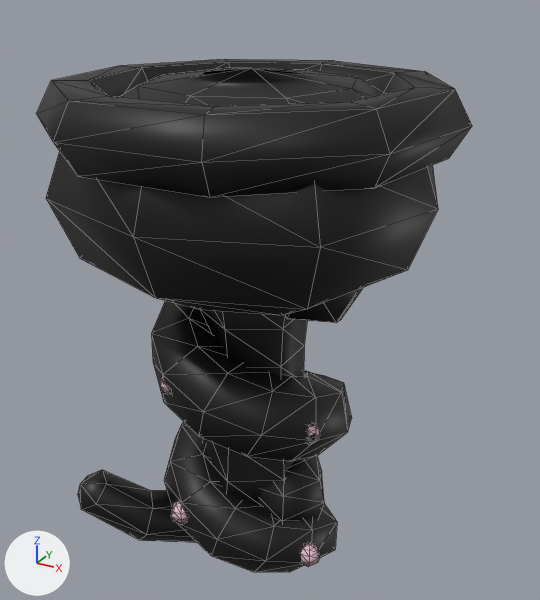
The glTF model assets/pirates/items/v5/peg_kraken_r_female_lo.glb, before and after one commit.
Both versions are drawn from a 50 mm lens placed at (0.065, -0.365, 0.317), pointed at (-0.118, -0.032, 0.151). Every picture has the same lights, and +X, +Y and +Z are marked at lower left. The older version comes first. Mesh edges are drawn as thin lines. Vertices at exactly the same position are counted once.

The older version as bpy lines, for what is in view:
```python
me_peg_kraken_r_female_lo = bpy.data.meshes.new('peg_kraken_r_female_lo')
me_peg_kraken_r_female_lo.from_pydata(...)  # 1006 vertices, 1940 faces; spans x -0.226..-0.019, y -0.14..0.063, z -0.017..0.275
me_peg_kraken_r_female_lo.materials.append(mat_peg_kraken_r)
ob_peg_kraken_r_female_lo = bpy.data.objects.new('peg_kraken_r_female_lo', me_peg_kraken_r_female_lo)
ob_peg_kraken_r_female_lo.location = (0.0, 0.0, 0.0)
```
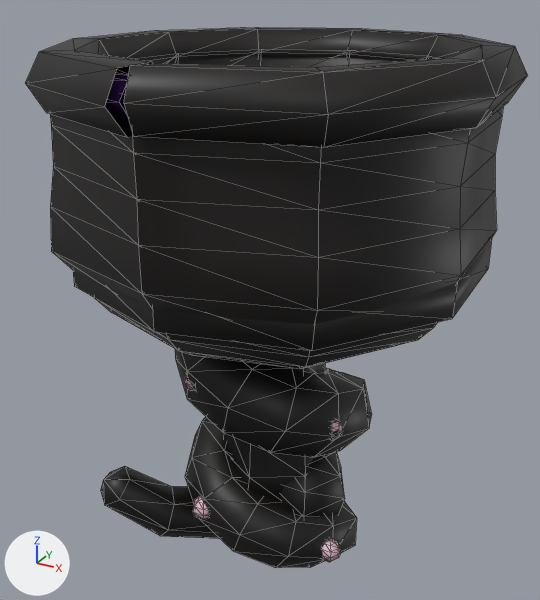
Location of each change, [x1, y1, x2, y2] in pixels of the pictures (540 x 600 px; the box of a moved part takes in the faces that stretch with it):
'peg_kraken_r_female_lo', reshaped (15% wider): before [36, 59, 472, 572]; after [25, 28, 527, 567]
part 1 of me_peg_kraken_r_female_lo, moved or reshaped: before [200, 309, 307, 505]; after [223, 363, 325, 501]
part 2 of me_peg_kraken_r_female_lo, moved or reshaped: before [258, 455, 324, 522]; after [280, 452, 345, 517]
part 3 of me_peg_kraken_r_female_lo, moved or reshaped: before [78, 288, 363, 572]; after [101, 349, 372, 567]
part 4 of me_peg_kraken_r_female_lo, moved or reshaped (mostly hidden): before [160, 379, 169, 394]; after [184, 375, 193, 390]
part 5 of me_peg_kraken_r_female_lo, moved or reshaped: before [308, 426, 320, 444]; after [331, 422, 343, 440]
part 6 of me_peg_kraken_r_female_lo, moved or reshaped: before [171, 501, 187, 524]; after [193, 497, 209, 520]
part 7 of me_peg_kraken_r_female_lo, moved or reshaped: before [301, 543, 319, 567]; after [322, 539, 341, 562]
part 8 of me_peg_kraken_r_female_lo, rebuilt (15% wider, 14% shorter): before [36, 59, 472, 197]; after [25, 28, 527, 147]
part 9 of me_peg_kraken_r_female_lo, rebuilt (16% wider, 29% taller): before [46, 68, 438, 315]; after [50, 50, 503, 368]
part 10 of me_peg_kraken_r_female_lo, added: after [105, 72, 128, 117]
part 11 of me_peg_kraken_r_female_lo, added: after [73, 239, 492, 351]

The change in detail:
me_peg_kraken_r_female_lo is used by ob_peg_kraken_r_female_lo; location (0.0, 0.0, 0.0).
me_peg_kraken_r_female_lo had 1006 vertices, 1940 faces and spanned x -0.226..-0.019, y -0.14..0.063, z -0.017..0.275.
me_peg_kraken_r_female_lo now has 1580 vertices, 3112 faces and spans x -0.221..0.0, y -0.153..0.08, z -0.017..0.287.
me_peg_kraken_r_female_lo part 1: the loose piece of 44 vertices spanning x -0.154..-0.091, y -0.077..-0.006, z 0.006..0.198 is moved by (0.009, 0.009, 0.0).
me_peg_kraken_r_female_lo part 2: the loose piece of 32 vertices spanning x -0.133..-0.077, y -0.068..-0.016, z 0.007..0.063 is moved by (0.009, 0.009, 0.0).
me_peg_kraken_r_female_lo part 3: the loose piece of 170 vertices spanning x -0.198..-0.061, y -0.121..0.016, z -0.017..0.195 is moved by (0.009, 0.009, 0.0).
me_peg_kraken_r_female_lo part 4: the loose piece of 32 vertices spanning x -0.154..-0.14, y -0.093..-0.081, z 0.111..0.125 is moved by (0.009, 0.009, 0.0).
me_peg_kraken_r_female_lo part 5: the loose piece of 32 vertices spanning x -0.084..-0.07, y -0.071..-0.059, z 0.09..0.104 is moved by (0.009, 0.009, 0.0).
me_peg_kraken_r_female_lo part 6: the loose piece of 32 vertices spanning x -0.151..-0.137, y -0.094..-0.082, z 0.028..0.042 is moved by (0.009, 0.009, 0.0).
me_peg_kraken_r_female_lo part 7: the loose piece of 32 vertices spanning x -0.083..-0.069, y -0.069..-0.057, z 0.007..0.021 is moved by (0.009, 0.009, 0.0).
me_peg_kraken_r_female_lo part 8: the loose piece of 54 vertices spanning x -0.226..-0.019, y -0.14..0.063, z 0.238..0.269 is rebuilt with 66 vertices and now spans x -0.22..0.0, y -0.153..0.079, z 0.261..0.287.
me_peg_kraken_r_female_lo part 9: the loose piece of 43 vertices spanning x -0.219..-0.026, y -0.138..0.055, z 0.163..0.275 is rebuilt with 252 vertices and now spans x -0.22..-0.006, y -0.146..0.08, z 0.146..0.278.
me_peg_kraken_r_female_lo part 10: a new loose piece of 66 vertices spanning x -0.214..-0.006, y -0.148..0.073, z 0.266..0.281, in mat_peg_kraken_r.
me_peg_kraken_r_female_lo part 11: a new loose piece of 42 vertices spanning x -0.212..-0.008, y -0.14..0.074, z 0.177..0.198, in mat_peg_kraken_r.
Other edits to the shape of me_peg_kraken_r_female_lo do not show in these pictures.
